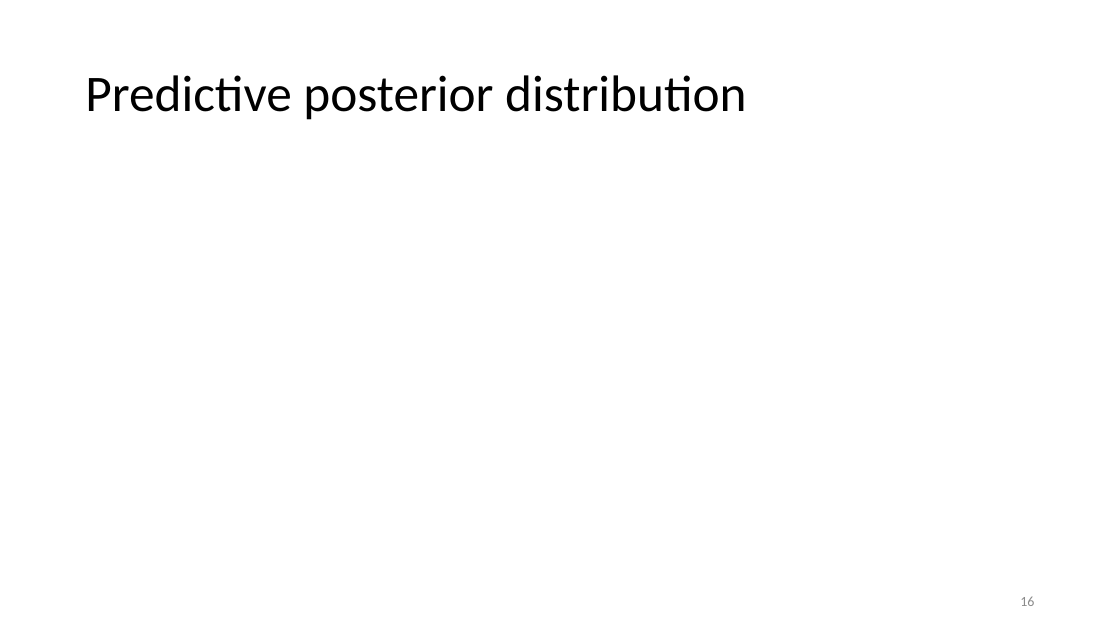
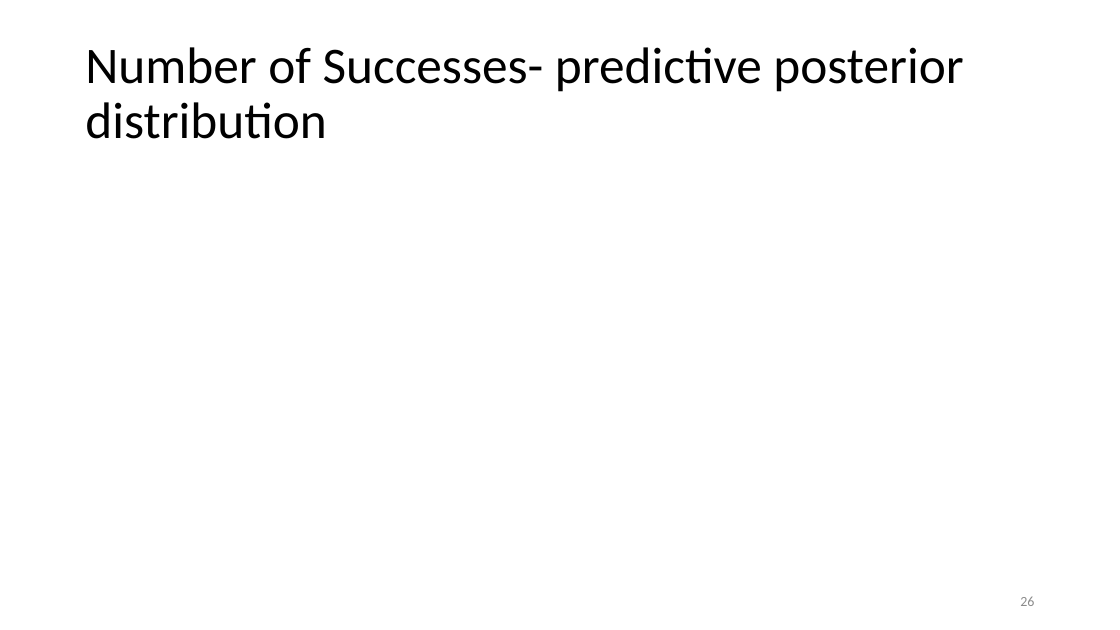
Before and after one commit to jamesbrownlow/BayesTutorialRjags, a slide deck: slide 26 of HamadaEx1.pptx (slide 16 before the commit). Drawn at 1120x630 pixels with LibreOffice and Linux fonts; fonts in the diff are those of the drawing; grey boxes stand for pictures. Boxes give left, top, right and bottom in pixels: in the first picture for what was removed or moved away, otherwise in the second. Text is boxed around its words. In the diff, an @@ line names an element or a change of style, - is before the commit and + after.

```diff
--- a/HamadaEx1.pptx
+++ b/HamadaEx1.pptx
@@ title at (x1=85, y1=47, x2=963, y2=139): text changed @@
-Predictive posterior distribution
+Number of Successes- predictive posterior distribution
@@ page number at (x1=1020, y1=597, x2=1034, y2=606): text changed @@
-16
+26
```
Also in this commit, not shown: 12 other slides changed, 8 slides added, 4 slides removed, 1 other file.
